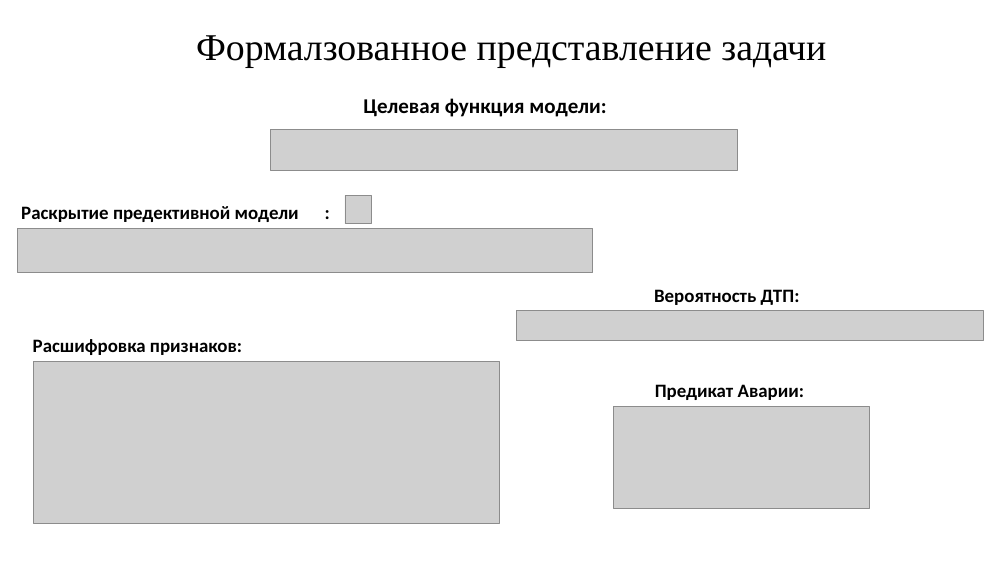
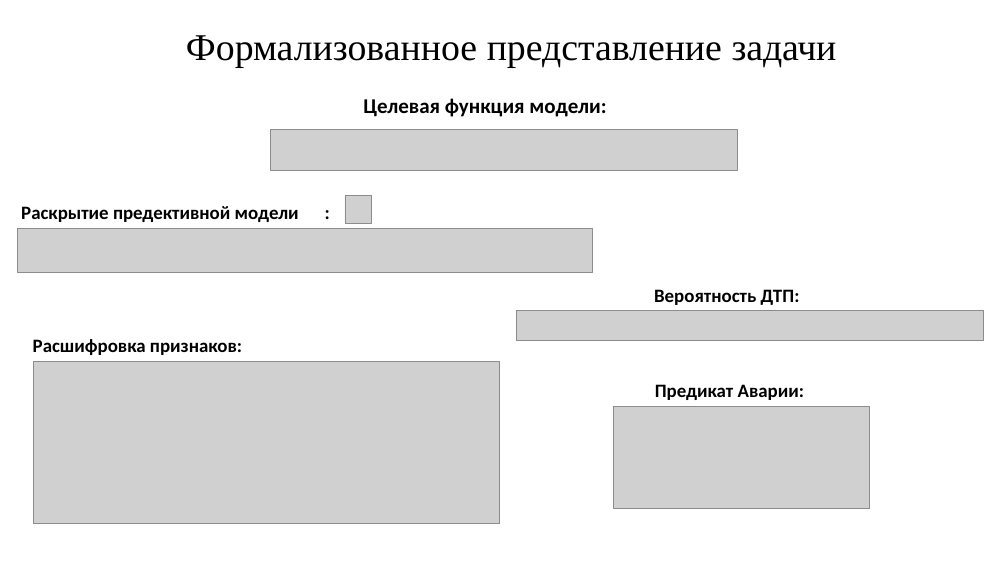
Before and after one commit to DARXXI/RoadSense, a slide deck: slide 6 of Презентация.pptx. Drawn at 1008x567 pixels with LibreOffice and Linux fonts; fonts in the diff are those of the drawing; grey boxes stand for pictures. Boxes give left, top, right and bottom in pixels: in the first picture for what was removed or moved away, otherwise in the second. Text is boxed around its words. In the diff, an @@ line names an element or a change of style, - is before the commit and + after.

```diff
--- a/Презентация.pptx
+++ b/Презентация.pptx
@@ text at bbox=[186, 35, 837, 68]: text changed @@
-Формалзованное представление задачи
+Формализованное представление задачи
```
Also in this commit, not shown: 48 other files.
